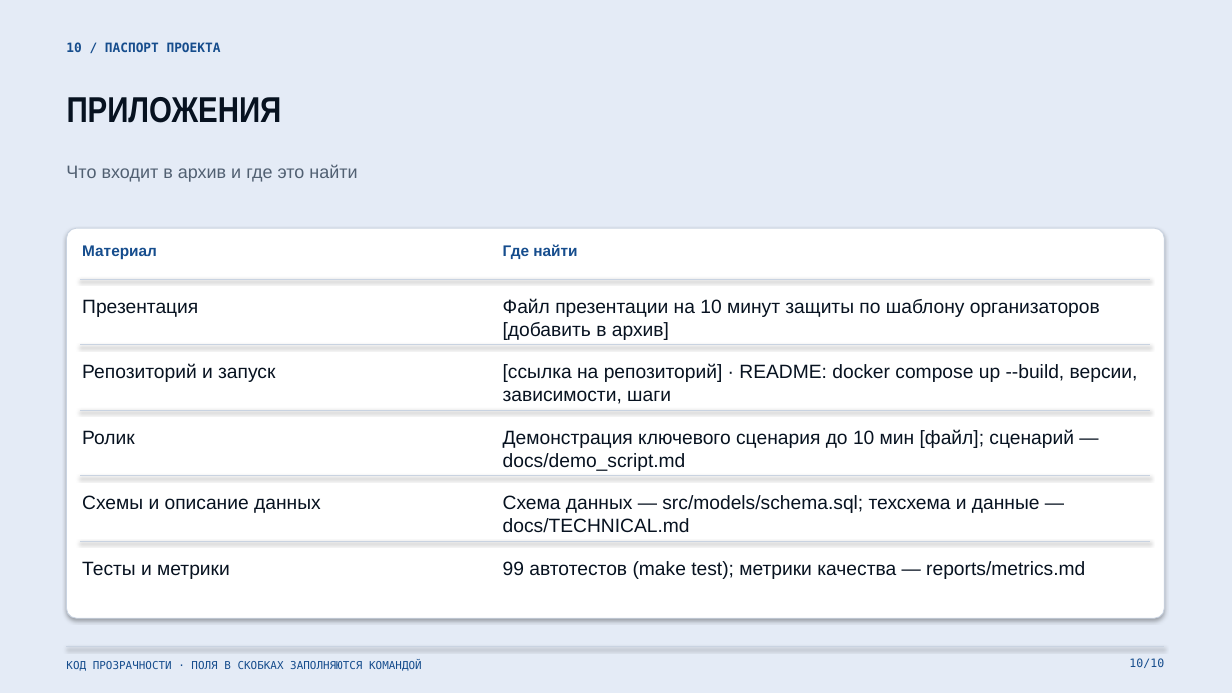
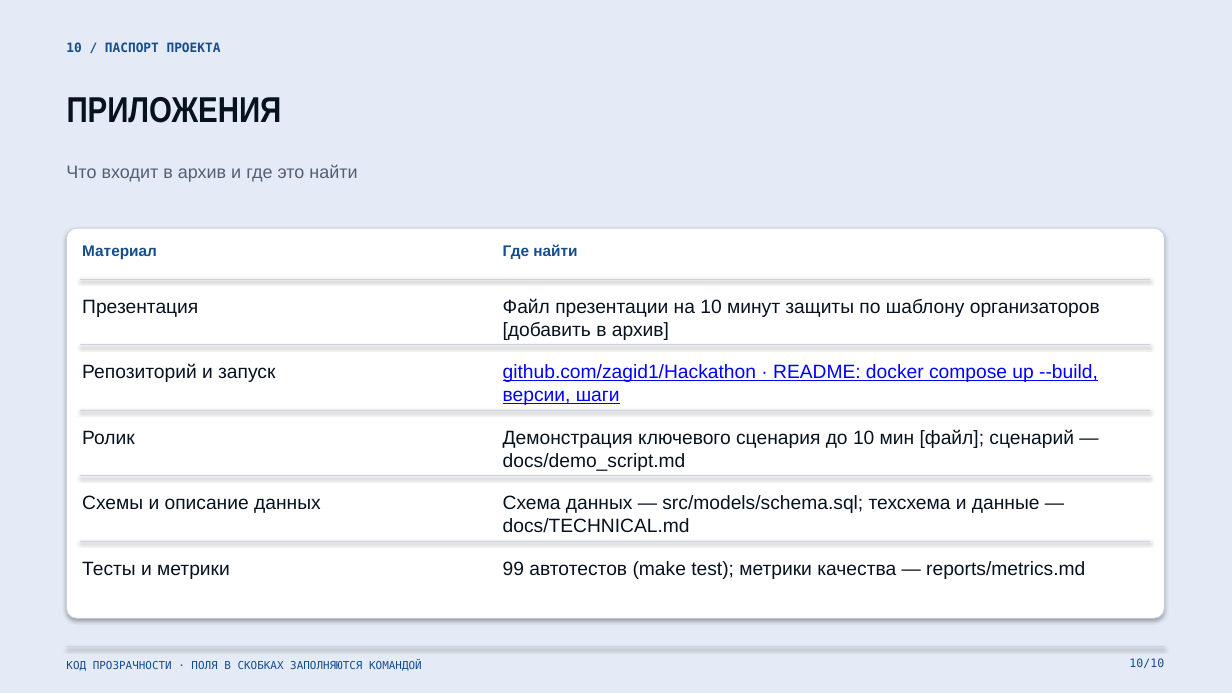
Before and after one commit to zagid1/Hackathon, a slide deck: slide 10 of docs/passport/passport.pptx. Drawn at 1232x693 pixels with LibreOffice and Linux fonts; fonts in the diff are those of the drawing. Boxes give left, top, right and bottom in pixels: in the first picture for what was removed or moved away, otherwise in the second. Text is boxed around its words. In the diff, an @@ line names an element or a change of style, - is before the commit and + after.

Commit message:
add repository link to readme and passport

```diff
--- a/docs/passport/passport.pptx
+++ b/docs/passport/passport.pptx
@@ text at [503,364,1098,405]: text changed; text colour #071220 to #0000FF @@
-[ссылка на репозиторий] · README: docker compose up --build, версии, зависимости, шаги
+github.com/zagid1/Hackathon · README: docker compose up --build, версии, шаги
```
Also in this commit, not shown: 1 other slide changed, 2 other files.
